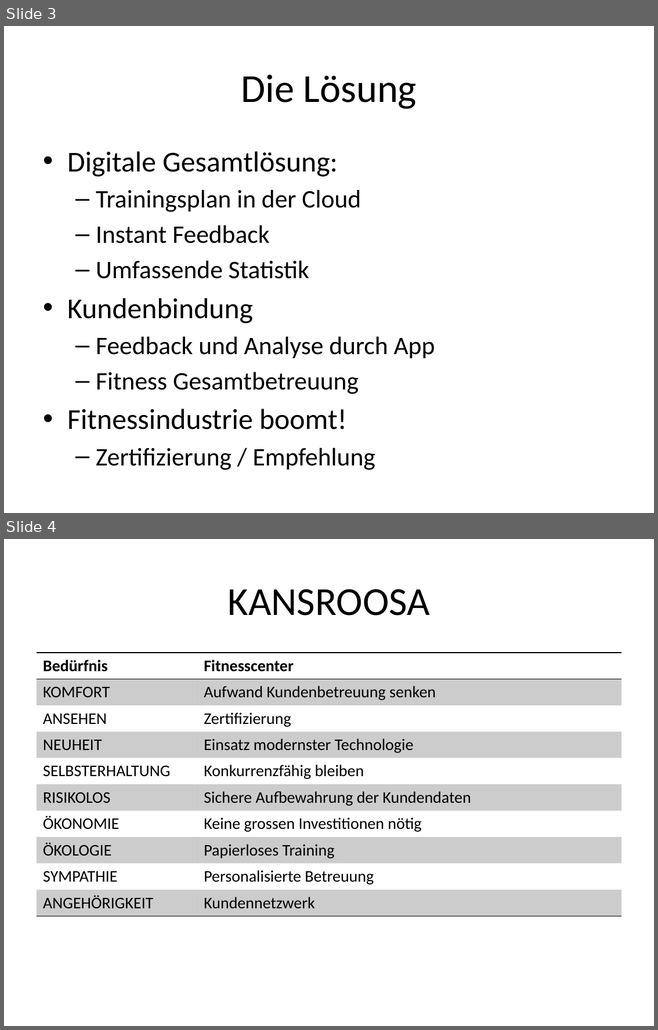
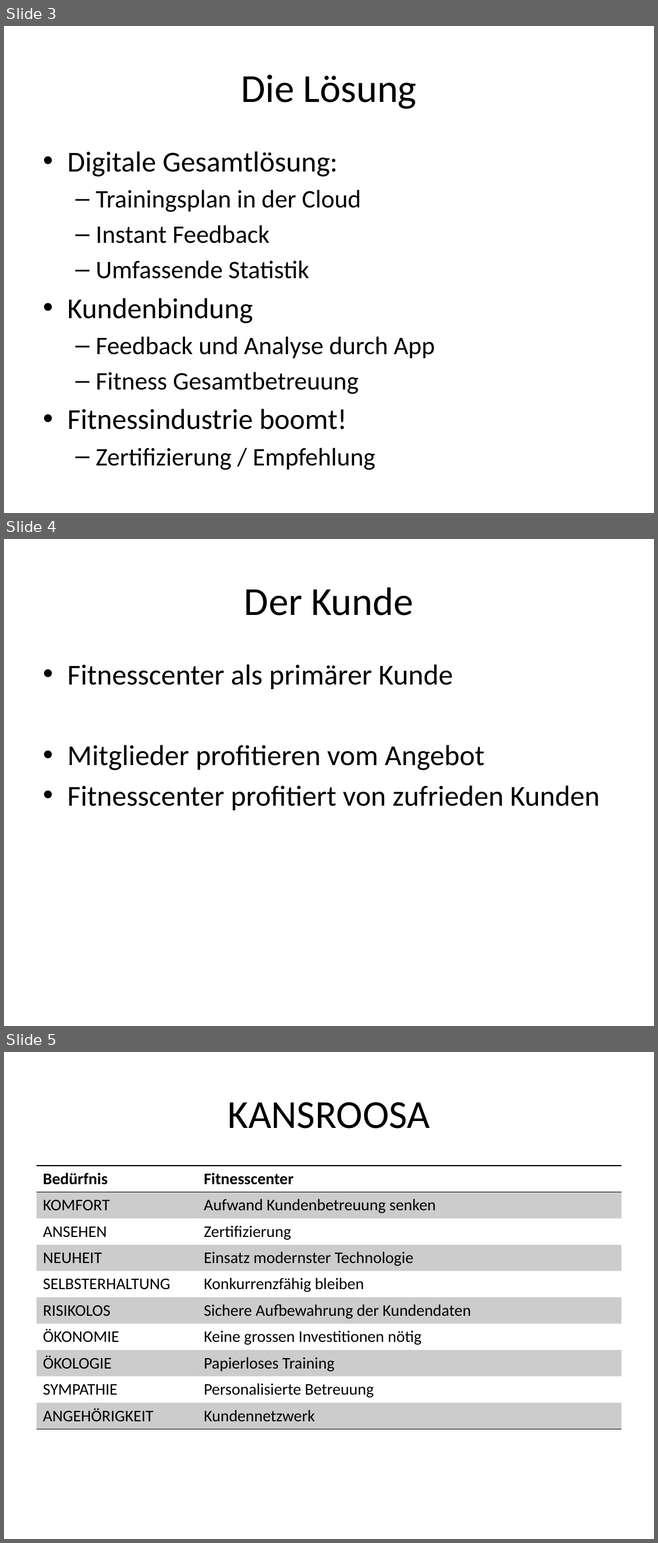
Before and after one commit to michiwieland/businessplan, a slide deck: presentation/BuPl_concept-presentation-GitFit.pptx. Shown one above the other, each under a label of ours: slides 3 and 4 before the commit, slides 3, 4 and 5 after it. The pictures are 658x1030 and 658x1543 pixels, drawn with LibreOffice and Linux fonts; fonts in the diff are those of the drawing. Boxes give left, top, right and bottom in pixels: in the first picture for what was removed or moved away, otherwise in the second. Text is boxed around its words. In the diff, an @@ line names an element or a change of style, - is before the commit and + after.

Commit message:
slide Der Kunde hinzugefügt

```diff
--- a/presentation/BuPl_concept-presentation-GitFit.pptx
+++ b/presentation/BuPl_concept-presentation-GitFit.pptx
@@ slide 4 added at [4,539,654,1026], background #FFFFFF @@
@@ title added at [244,587,413,616], 44 pt, text #000000 @@
+Der Kunde
@@ text added at [67,664,599,810], 32 pt, text #000000 @@
+• Fitnesscenter als primärer Kunde
+• Mitglieder profitieren vom Angebot
+• Fitnesscenter profitiert von zufrieden Kunden
@@ what was slide 4 is now slide 5 @@
```
